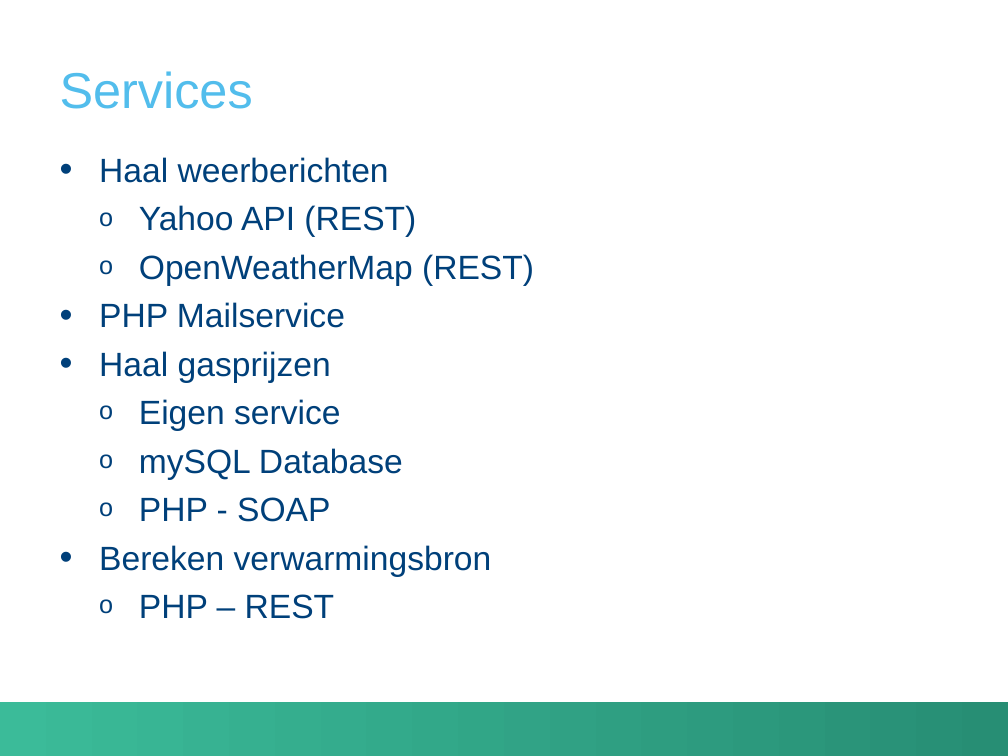
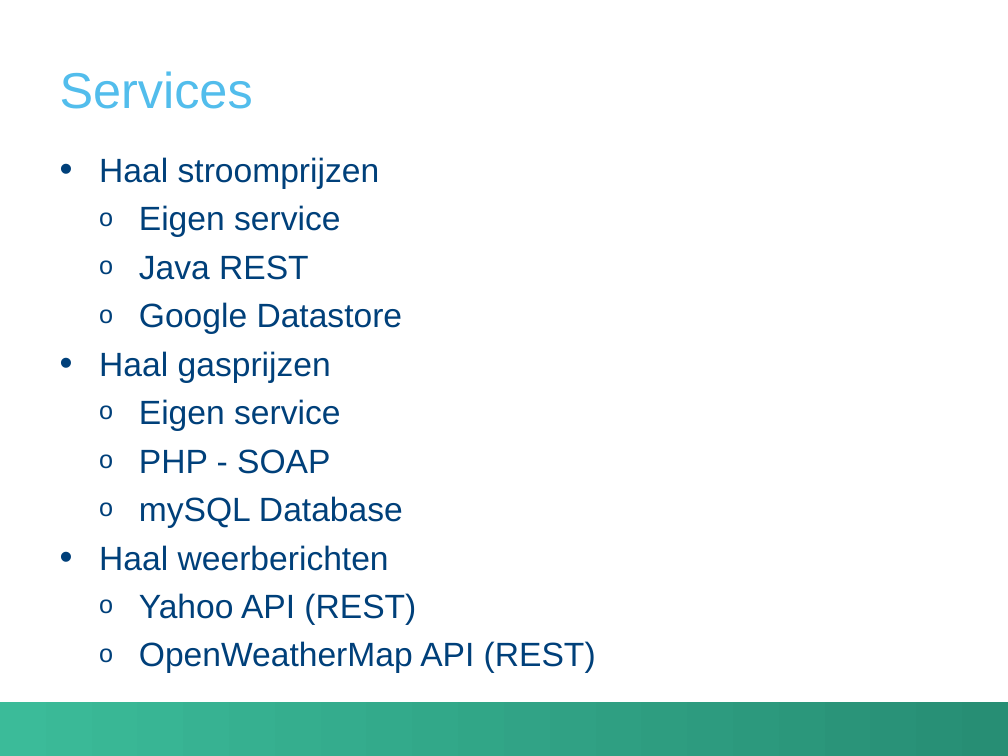
Before and after one commit to RobinMoons/soa, a slide deck: slide 5 of presentatie.pptx. Drawn at 1008x756 pixels with LibreOffice and Linux fonts; fonts in the diff are those of the drawing; background and template pictures are left out. Boxes give left, top, right and bottom in pixels: in the first picture for what was removed or moved away, otherwise in the second. Text is boxed around its words. In the diff, an @@ line names an element or a change of style, - is before the commit and + after.

```diff
--- a/presentatie.pptx
+++ b/presentatie.pptx
@@ text at [99,157,403,528]: paragraphs added @@
+• Haal stroomprijzen
+  o Eigen service
+  o Java REST
+  o Google Datastore
+• Haal gasprijzen
+  o Eigen service
+  o PHP - SOAP
+  o mySQL Database
@@ text at [139,641,596,673]: text changed @@
-  o OpenWeatherMap (REST)
-• PHP Mailservice
-• Haal gasprijzen
-  o Eigen service
-  o mySQL Database
-  o PHP - SOAP
-• Bereken verwarmingsbron
-  o PHP – REST
+  o OpenWeatherMap API (REST)
```
Also in this commit, not shown: 1 other slide changed, 1 slide added.
